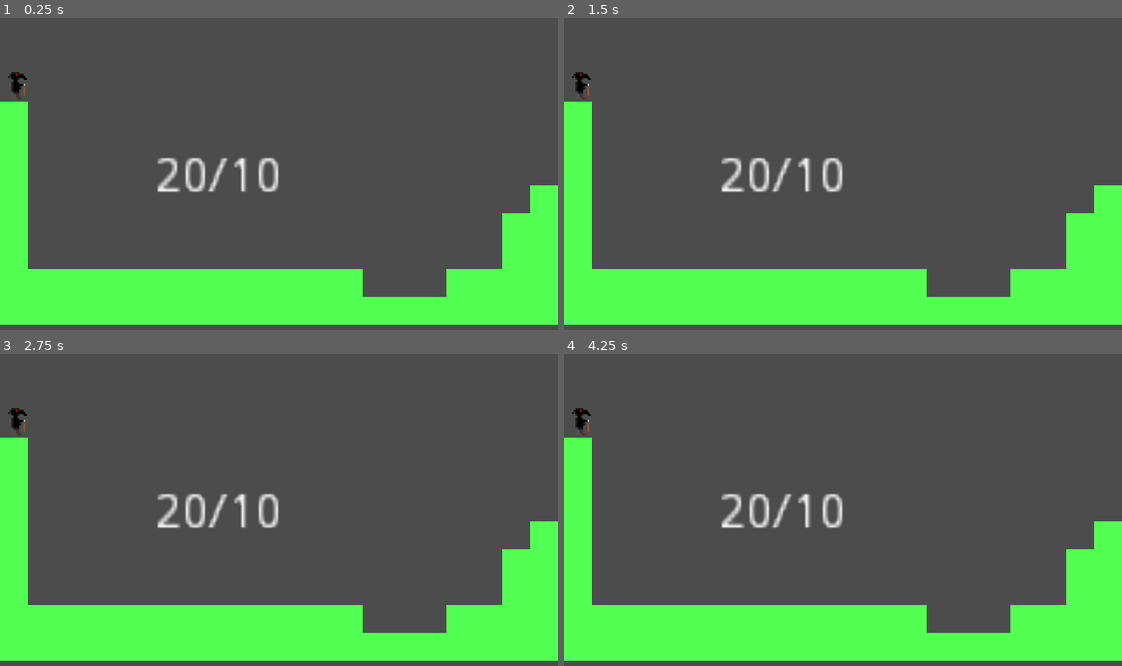
Above: before the commit, frames 1-4 (two rows, left to right).
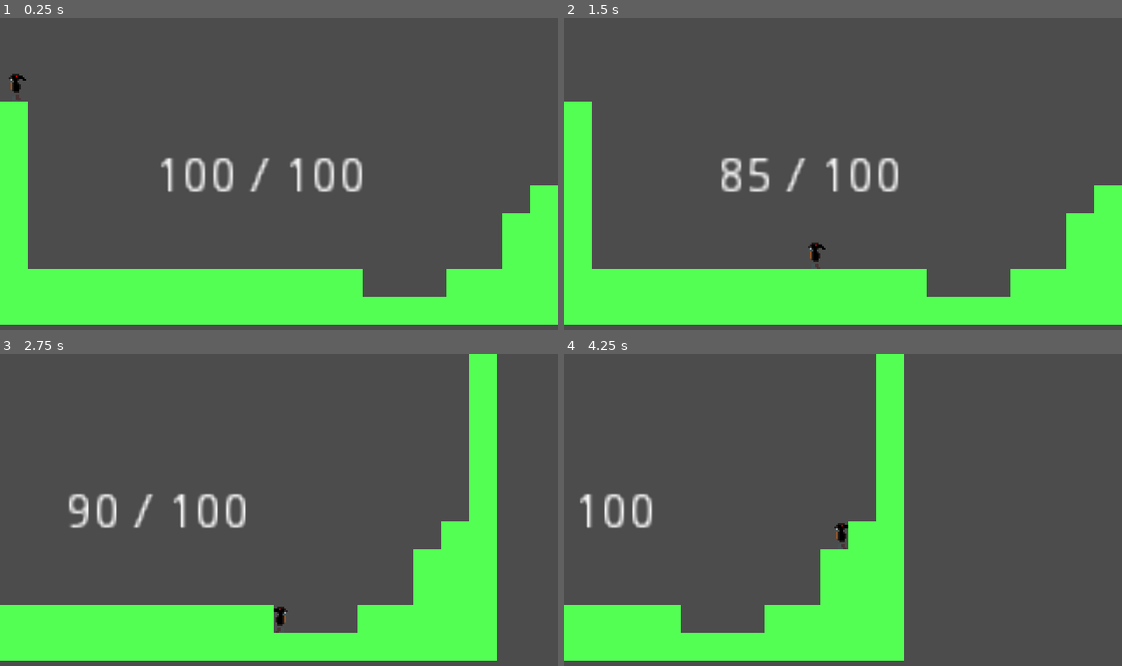
Above: after the commit, the same moments.

Repository: Guardian180/Game-Jam
Game: Godot game, scene res://src/Main.tscn
The game is run twice, just before and just after one commit, with the same random seed, the same clock (stepped at 60 frames per second) and the same inputs.
Inputs (mouse positions are in pixels of both pictures, inside the frame that each line leads up to):
- Up to frame 1 (0.25 s): no input
- Up to frame 2 (1.5 s): tap Enter (ui_accept) at 0.5 s; move the mouse to (965, 158) at 0.52 s; hold D (MoveRight) from 0.53 s (still down); click (965, 158) at 0.6 s; tap Space (Jump) at 0.77 s; move the mouse to (731, 189) at 1.27 s; tap Q (Attack) at 1.35 s
- Up to frame 3 (2.75 s): tap Space (Jump) at 1.52 s; click (167, 525) at 1.55 s; move the mouse to (334, 441) at 2.02 s; release D (MoveRight) at 2.03 s; hold A (MoveLeft) from 2.03 s (still down); tap P (Ouch) at 2.1 s; click (334, 441) at 2.3 s
- Up to frame 4 (4.25 s): tap Enter (ui_accept) at 2.75 s; move the mouse to (815, 572) at 2.77 s; release A (MoveLeft) at 2.78 s; hold D (MoveRight) from 2.78 s (still down); tap E (Platform) at 2.85 s; tap Space (Jump) at 3.02, 3.77 s; click (815, 572) at 3.05 s; move the mouse to (1010, 556) at 3.52 s; click (1010, 556) at 3.6 s

The runs differ from the first frame. In frame 1, 1.8% of the frame differs, in the area x 1-65%, y 17-56%; in frame 2, 1.9%; in frame 3, 18%; in frame 4, 20%, in the area x 0-100%, y 0-99%.
Error before the commit: Parse Error: The identifier "blood_shot_cost" isn't declared in the current scope. (res://src/Player.gd:117)

Commit message:
Animations

Diff:
--- a/src/Main.tscn
+++ b/src/Main.tscn
@@ -16,7 +16,6 @@
 
 [node name="Player" parent="." instance=ExtResource( 2 )]
 position = Vector2( 5, 20 )
-max_health = null
 
 [node name="TileMap" parent="." instance=ExtResource( 1 )]
 
--- a/src/Player.gd
+++ b/src/Player.gd
@@ -22,6 +22,7 @@
 var blood_jump_cost = 5
 var platform_make_cost = 5
 var platform_drain_cost = 2
+var blood_shot_cost = 10
 
 var _plat_drain_timer = 0.0;
 var _plat_drain_timer_limit = 1.0
@@ -30,6 +31,7 @@
 func _ready():
 	_health = max_health
 	emit_signal("health_update", max_health, _health)
+	$AnimatedSprite.play("idle")
 	rng.randomize()
 
 var Hitbox = preload("res://src/Hitbox.tscn")
@@ -51,11 +53,15 @@
 
 	handle_input()
 
+	var is_still = vel.x
+
 	vel = move_and_slide(vel, Vector2.UP)
 
 	# updating variables
 	if vel.y >= 0:
 		is_jumping = false
+
+	update_animation(is_still)
 
 	if is_on_floor():
 		is_dj_ready = true
@@ -67,6 +73,18 @@
 		pass
 	_health = min(_health, max_health)
 	emit_signal("health_update", max_health, _health)
+
+func update_animation(is_still):
+	if vel.y < 0:
+		$AnimatedSprite.play("jump")
+	elif vel.y > 0:
+		$AnimatedSprite.play("fall")
+	elif !is_still:
+		$AnimatedSprite.play("move")
+	else:
+		$AnimatedSprite.play("idle")
+	$AnimatedSprite.flip_h = not is_facing_right
+
 
 func update_vel():
 	vel.x *= get_parent().friction
@@ -151,6 +169,7 @@
 		do_melee_attack(size, rel_pos)
 
 	if Input.is_action_just_pressed("Shoot") && can_shoot():
+		add_or_remove_health(blood_shot_cost)
 		var size = Vector2(1.0, 1.0)
 		var rel_pos = Vector2(0, -3 if pressed_up else 3) if pressed_up || pressed_down else Vector2(2 if is_facing_right else -3, 0)
 		var speed = 200;
--- a/src/Player.tscn
+++ b/src/Player.tscn
@@ -1,25 +1,71 @@
-[gd_scene load_steps=6 format=2]
+[gd_scene load_steps=14 format=2]
 
 [ext_resource path="res://assets/Fall.png" type="Texture" id=1]
 [ext_resource path="res://src/Player.gd" type="Script" id=2]
+[ext_resource path="res://assets/Plague_Spreadsheet.png" type="Texture" id=3]
 
 [sub_resource type="RectangleShape2D" id=1]
-extents = Vector2( 1.625, 3.25 )
+extents = Vector2( 1.3125, 3.75 )
 
 [sub_resource type="Animation" id=2]
 resource_name = "Run"
 loop = true
 
+[sub_resource type="AtlasTexture" id=4]
+flags = 4
+atlas = ExtResource( 3 )
+region = Rect2( 0, 0, 64, 64 )
+
+[sub_resource type="AtlasTexture" id=5]
+flags = 4
+atlas = ExtResource( 3 )
+region = Rect2( 64, 0, 64, 64 )
+
+[sub_resource type="AtlasTexture" id=6]
+flags = 4
+atlas = ExtResource( 3 )
+region = Rect2( 128, 0, 64, 64 )
+
+[sub_resource type="AtlasTexture" id=7]
+flags = 4
+atlas = ExtResource( 3 )
+region = Rect2( 192, 0, 64, 64 )
+
+[sub_resource type="AtlasTexture" id=8]
+flags = 4
+atlas = ExtResource( 3 )
+region = Rect2( 256, 0, 64, 64 )
+
+[sub_resource type="AtlasTexture" id=9]
+flags = 4
+atlas = ExtResource( 3 )
+region = Rect2( 320, 0, 64, 64 )
+
+[sub_resource type="AtlasTexture" id=10]
+flags = 4
+atlas = ExtResource( 3 )
+region = Rect2( 64, 128, 64, 64 )
+
 [sub_resource type="SpriteFrames" id=3]
 animations = [ {
-"frames": [  ],
+"frames": [ SubResource( 4 ) ],
 "loop": true,
-"name": "default",
+"name": "idle",
 "speed": 5.0
 }, {
 "frames": [ ExtResource( 1 ) ],
 "loop": true,
 "name": "fall",
+"speed": 5.0
+}, {
+"frames": [ SubResource( 5 ), SubResource( 6 ), SubResource( 7 ), SubResource( 8 ), SubResource( 9 ) ],
+"loop": true,
+"name": "move",
+"speed": 5.0
+}, {
+"frames": [ SubResource( 10 ) ],
+"loop": true,
+"name": "jump",
 "speed": 5.0
 } ]
 
@@ -30,6 +76,7 @@
 jump_height = 210.0
 
 [node name="CollisionShape2D" type="CollisionShape2D" parent="."]
+position = Vector2( 0, 0.25 )
 shape = SubResource( 1 )
 
 [node name="Camera2D" type="Camera2D" parent="."]
@@ -42,6 +89,6 @@
 anims/Run = SubResource( 2 )
 
 [node name="AnimatedSprite" type="AnimatedSprite" parent="."]
-scale = Vector2( 0.140137, 0.140137 )
+scale = Vector2( 0.125725, 0.125725 )
 frames = SubResource( 3 )
-animation = "fall"
+animation = "jump"
Binary file added: Assets/Plague_Spreadsheet.png
Not shown, added: Assets/Plague_Spreadsheet.png.import
